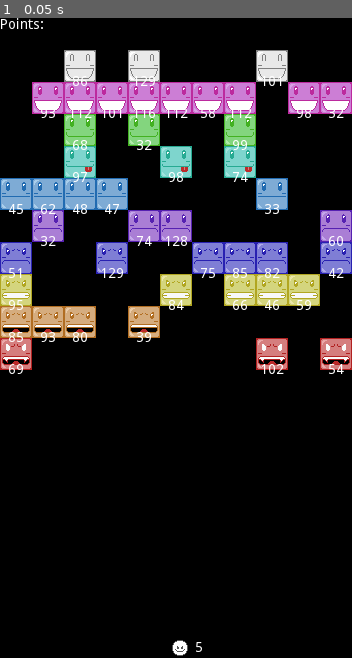
Above: before the commit, frame 1.
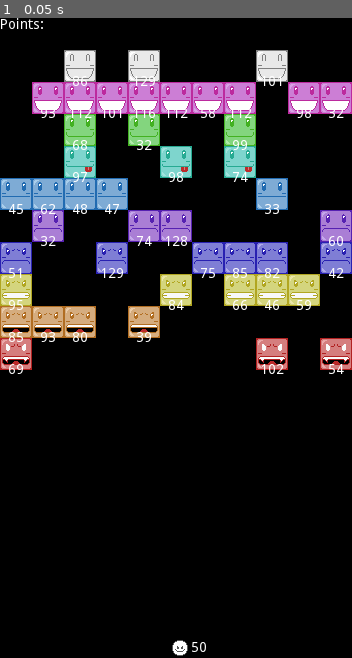
Above: after the commit, the same moment.

Repository: rafaelgdp/cute_brick
Game: Godot game, scene res://scenes/game.tscn
Same seed, same stepped clock (60 frames per second), same inputs: the game is played once before the commit and once after it.
Inputs:
- Up to frame 1 (0.05 s): no input

The runs differ from the first frame. In frame 1, less than 0.1% of the frame differs, in the area x 54-59%, y 97-100%.

Commit message:
Updating game

Diff:
--- a/project.godot
+++ b/project.godot
@@ -23,6 +23,7 @@
 
 window/size/width=352
 window/size/height=640
+window/handheld/orientation="portrait"
 window/stretch/mode="2d"
 window/stretch/aspect="keep"
 
@@ -51,9 +52,13 @@
 
 ui_shoot={
 "deadzone": 0.5,
-"events": [ Object(InputEventMouseButton,"resource_local_to_scene":false,"resource_name":"","device":0,"alt":false,"shift":false,"control":fal …(189 unchanged characters)…
+"events": [ Object(InputEventMouseButton,"resource_local_to_scene":false,"resource_name":"","device":-1,"alt":false,"shift":false,"control":fal …(189 unchanged characters)…
  ]
 }
+
+[input_devices]
+
+pointing/emulate_touch_from_mouse=true
 
 [layer_names]
 
--- a/scenes/game.tscn
+++ b/scenes/game.tscn
@@ -1,9 +1,10 @@
-[gd_scene load_steps=10 format=2]
+[gd_scene load_steps=12 format=2]
 
 [ext_resource path="res://scripts/game.gd" type="Script" id=1]
 [ext_resource path="res://scenes/shoot.tscn" type="PackedScene" id=2]
 [ext_resource path="res://scripts/hit_bottom.gd" type="Script" id=3]
 [ext_resource path="res://sprites/ball.png" type="Texture" id=4]
+[ext_resource path="res://fonts/PressStart2P-Regular.ttf" type="DynamicFontData" id=5]
 
 [sub_resource type="RectangleShape2D" id=1]
 extents = Vector2( 180, 10 )
@@ -19,6 +20,10 @@
 
 [sub_resource type="RectangleShape2D" id=5]
 extents = Vector2( 10, 320 )
+
+[sub_resource type="DynamicFont" id=6]
+size = 20
+font_data = ExtResource( 5 )
 
 [node name="game" type="Node2D"]
 script = ExtResource( 1 )
@@ -90,4 +95,19 @@
 __meta__ = {
 "_edit_use_anchors_": false
 }
+
+[node name="game_over_label" type="Label" parent="."]
+visible = false
+margin_left = 132.0
+margin_top = 181.0
+margin_right = 228.0
+margin_bottom = 224.0
+custom_fonts/font = SubResource( 6 )
+text = "GAME OVER"
+align = 1
+valign = 1
+autowrap = true
+__meta__ = {
+"_edit_use_anchors_": false
+}
 [connection signal="timeout" from="shoot/interval" to="shoot" method="_on_interval_timeout"]
--- a/scripts/game.gd
+++ b/scripts/game.gd
@@ -63,14 +63,17 @@
 		for i in range(0 , br.size()):
 			br[i].position.y += 32
 
-func on_pts(points):
-	print("Hi")
-	total_pts += points
+func on_pts(damage):
+	print(damage)
+	total_pts += damage
 	print(total_pts)
 
 func on_game_over():
 	stop = true
 	$shoot/interval.stop()
 	$shoot.visible = false
+	$shoot_sprite.visible = false
+	$game_over_label.visible = true
+#	print(bricks)
+#	bricks.material.set_shader_param("show" , 0.5)
 	emit_signal("stop_shoot" , false)
-	pass
--- a/scripts/shoot.gd
+++ b/scripts/shoot.gd
@@ -3,11 +3,10 @@
 
 var ball = preload("res://scenes/ball.tscn")
 var velocity = Vector2()
-export (int) var init_cartridge = 5
+export (int) var init_cartridge = 50
 var cartridge = init_cartridge
 var initial_pos = Vector2()
 var wait = true
-
 
 func _ready():
 	pass
Not shown, added: export_presets.cfg
Not shown, added: fonts/OFL.txt
Binary file added: fonts/PressStart2P-Regular.ttf
